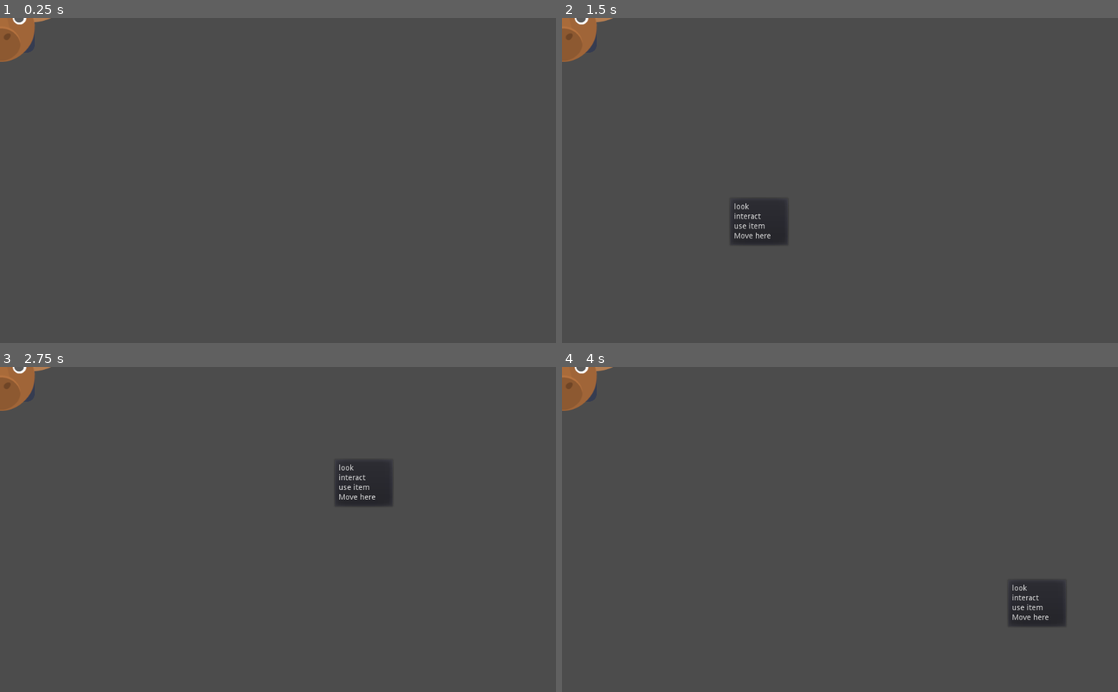
Above: before the commit, frames 1-4 (two rows, left to right).
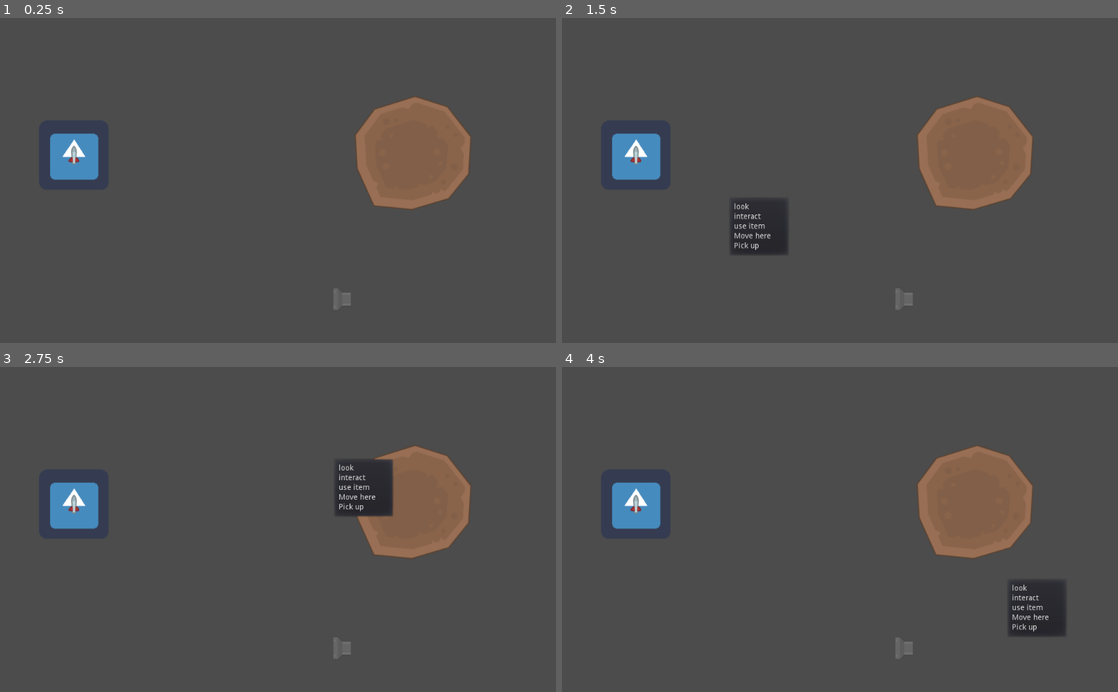
Above: after the commit, the same moments.

Repository: grunkgrunk/pac-shooter
Game: Godot game, scene res://test.tscn
The game is run twice, just before and just after one commit, with the same random seed, the same clock (stepped at 60 frames per second) and the same inputs. Before the commit the project starts from res://player/player.tscn. The engine's default icon, where the game draws it, is replaced by a stand-in: a white triangle on a blue panel in a dark square.
Inputs (mouse positions are in pixels of both pictures, inside the frame that each line leads up to):
- Up to frame 1 (0.25 s): no input
- Up to frame 2 (1.5 s): tap Enter at 0.5 s; move the mouse to (962, 164) at 0.52 s; hold Right (ui_right) 0.53-1.28 s; hold Right mouse button (click_right) 0.53-1.28 s; tap Space at 1.25 s; move the mouse to (728, 196) at 1.27 s; hold Left (ui_left) from 1.28 s (still down); right-click (728, 196) at 1.35 s
- Up to frame 3 (2.75 s): tap Enter at 2 s; move the mouse to (333, 458) at 2.02 s; release Left (ui_left) at 2.03 s; hold Right (ui_right) from 2.03 s (still down); hold Right mouse button (click_right) from 2.03 s (still down)
- Up to frame 4 (4 s): tap Space at 2.75 s; move the mouse to (812, 594) at 2.77 s; release Right mouse button (click_right) at 2.78 s; right-click (812, 594) at 2.85 s; tap Enter at 3.5 s; move the mouse to (1006, 578) at 3.52 s; release Right (ui_right) at 3.53 s; hold Left (ui_left) from 3.53 s (still down); hold Right mouse button (click_right) from 3.53 s (still down)

The runs differ from the first frame. In frame 1, 7.7% of the frame differs, in the area x 0-85%, y 0-90%; in frame 2, 8.0%; in frame 3, 6.9%; in frame 4, 8.0%, in the area x 0-91%, y 0-90%.

Commit message:
add magazine

Diff:
--- a/inventory/gun.gd
+++ b/Items/gun.gd
@@ -15,15 +15,21 @@
 func _draw():
 	if from != null and to != null:
 		print("draw")
-		draw_line(Vector2(0,0), to - global_position, Color(255, 0, 0), 1)
+		draw_line(Vector2(0,0), to, Color(255, 0, 0), 1)
 
 func use(clicked_position, body):
 	timer.start()
 	from = global_position
-	to = clicked_position
+	to = (clicked_position - from).normalized() * 20000
 	var space_state = get_world_2d().direct_space_state
 	# use global coordinates, not local to node
-	var result = space_state.intersect_ray(global_position, clicked_position, [get_node("../.."),get_node("../../menu/Area2D")])
+	var result = space_state.intersect_ray(global_position, to, [get_node("../.."),get_node("../../menu/Area2D")])
+	print(result)
+	if result != null:
+		to = result["position"] - global_position
+		if result["collider"].is_in_group("Enemy"):
+			result["collider"].queue_free()
+
 	update()
 
 
--- /dev/null
+++ b/Items/magazine.tscn
@@ -0,0 +1,9 @@
+[gd_scene load_steps=2 format=2]
+
+[ext_resource path="res://Items/spaceStation_007.png" type="Texture" id=1]
+
+[node name="magazine" type="Sprite" groups=[
+"Pickup",
+]]
+
+texture = ExtResource( 1 )
--- /dev/null
+++ b/enemy.gd
@@ -0,0 +1,26 @@
+extends KinematicBody2D
+
+var player = null
+onready var vision = $vision
+onready var nav = $Navigation2D
+var health = 3
+func _ready():
+	# Called every time the node is added to the scene.
+	# Initialization here
+	pass
+
+func _process(delta):
+	# Called every frame. Delta is time since last frame.
+	# Update game logic here.
+	if player != null:
+		var diff = (player.position - position).normalized()
+		move_and_collide(diff * 20 * delta)
+
+func _on_vision_body_entered(body):
+	if body.name == "player":
+		player = body
+
+
+func _on_vision_body_exited(body):
+	if body.name == player:
+		player = null
--- /dev/null
+++ b/enemy/enemy.tscn
@@ -0,0 +1,51 @@
+[gd_scene load_steps=4 format=2]
+
+[ext_resource path="res://enemy/spaceMeteors_001.png" type="Texture" id=1]
+
+[sub_resource type="CircleShape2D" id=1]
+
+custom_solver_bias = 0.0
+radius = 101.293
+
+[sub_resource type="CircleShape2D" id=2]
+
+custom_solver_bias = 0.0
+radius = 37.9838
+
+[node name="enemy" type="KinematicBody2D" groups=[
+"Enemy",
+]]
+
+input_pickable = false
+collision_layer = 1
+collision_mask = 1
+collision/safe_margin = 0.08
+
+[node name="Sprite" type="Sprite" parent="." index="0"]
+
+texture = ExtResource( 1 )
+
+[node name="CollisionShape2D" type="CollisionShape2D" parent="." index="1"]
+
+shape = SubResource( 1 )
+
+[node name="vision" type="Area2D" parent="." index="2"]
+
+input_pickable = true
+gravity_vec = Vector2( 0, 1 )
+gravity = 98.0
+linear_damp = 0.1
+angular_damp = 1.0
+audio_bus_override = false
+audio_bus_name = "Master"
+_sections_unfolded = [ "Collision" ]
+
+[node name="CollisionShape2D" type="CollisionShape2D" parent="vision" index="0"]
+
+shape = SubResource( 2 )
+
+[node name="Navigation2D" type="Navigation2D" parent="." index="3"]
+
+[connection signal="body_entered" from="vision" to="." method="_on_vision_body_entered"]
+
+[connection signal="body_exited" from="vision" to="." method="_on_vision_body_exited"]
--- a/inventory/inventory.tscn
+++ b/inventory/inventory.tscn
@@ -1,44 +1,28 @@
 [gd_scene load_steps=9 format=2]
 
 [ext_resource path="res://inventory/inventory.gd" type="Script" id=1]
-[ext_resource path="res://inventory/moose.png" type="Texture" id=2]
-[ext_resource path="res://inventory/moose.gd" type="Script" id=3]
-[ext_resource path="res://inventory/rabbit.png" type="Texture" id=4]
-[ext_resource path="res://inventory/sloth.png" type="Texture" id=5]
-[ext_resource path="res://inventory/snake.png" type="Texture" id=6]
-[ext_resource path="res://inventory/spaceMissiles_040.png" type="Texture" id=7]
-[ext_resource path="res://inventory/gun.gd" type="Script" id=8]
+[ext_resource path="res://Items/spaceMissiles_040.png" type="Texture" id=2]
+[ext_resource path="res://Items/gun.gd" type="Script" id=3]
+[ext_resource path="res://Items/moose.png" type="Texture" id=4]
+[ext_resource path="res://Items/moose.gd" type="Script" id=5]
+[ext_resource path="res://Items/rabbit.png" type="Texture" id=6]
+[ext_resource path="res://Items/sloth.png" type="Texture" id=7]
+[ext_resource path="res://Items/snake.png" type="Texture" id=8]
+
+
+
+
 
 [node name="inventory" type="Node"]
 
 script = ExtResource( 1 )
 
-[node name="moose" type="Sprite" parent="." index="0"]
+[node name="gun" type="Sprite" parent="." index="0"]
 
-position = Vector2( 155.696, 94.3334 )
+editor/display_folded = true
+position = Vector2( 336.056, 278.296 )
 texture = ExtResource( 2 )
 script = ExtResource( 3 )
-
-[node name="rabbit" type="Sprite" parent="." index="1"]
-
-position = Vector2( 359.932, 87.0065 )
-texture = ExtResource( 4 )
-
-[node name="sloth" type="Sprite" parent="." index="2"]
-
-position = Vector2( 566, 93.4175 )
-texture = ExtResource( 5 )
-
-[node name="snake" type="Sprite" parent="." index="3"]
-
-position = Vector2( 156.612, 288.495 )
-texture = ExtResource( 6 )
-
-[node name="gun" type="Sprite" parent="." index="4"]
-
-position = Vector2( 336.056, 278.296 )
-texture = ExtResource( 7 )
-script = ExtResource( 8 )
 
 [node name="Timer" type="Timer" parent="gun" index="0"]
 
@@ -46,3 +30,24 @@
 wait_time = 1.0
 one_shot = false
 autostart = false
+
+[node name="moose" type="Sprite" parent="." index="1"]
+
+position = Vector2( 155.696, 94.3334 )
+texture = ExtResource( 4 )
+script = ExtResource( 5 )
+
+[node name="rabbit" type="Sprite" parent="." index="2"]
+
+position = Vector2( 359.932, 87.0065 )
+texture = ExtResource( 6 )
+
+[node name="sloth" type="Sprite" parent="." index="3"]
+
+position = Vector2( 566, 93.4175 )
+texture = ExtResource( 7 )
+
+[node name="snake" type="Sprite" parent="." index="4"]
+
+position = Vector2( 156.612, 288.495 )
+texture = ExtResource( 8 )
--- a/player/player.gd
+++ b/player/player.gd
@@ -1,6 +1,6 @@
 extends KinematicBody2D
 
-enum {look, interact, use_item, move}
+enum {look, interact, use_item, move, pick_up}
 enum {idle, moving, browsing}
 
 var state = idle
@@ -19,7 +19,6 @@
 	if $equipped.get_child(0):
 		$equipped.get_child(0).queue_free()
 	$equipped.add_child(item)
-
 
 
 func _process(delta):
--- a/player/player.tscn
+++ b/player/player.tscn
@@ -5,12 +5,14 @@
 [ext_resource path="res://player/icon.png" type="Texture" id=3]
 [ext_resource path="res://popupmenu/popupmenu.tscn" type="PackedScene" id=4]
 
+
+
 [sub_resource type="CircleShape2D" id=1]
 
 custom_solver_bias = 0.0
 radius = 63.5395
 
-[node name="player" type="KinematicBody2D"]
+[node name="player" type="KinematicBody2D" index="0"]
 
 input_pickable = false
 collision_layer = 1
--- a/popupmenu/popupmenu.tscn
+++ b/popupmenu/popupmenu.tscn
@@ -7,14 +7,14 @@
 custom_solver_bias = 0.0
 radius = 9.827
 
-[node name="menu" type="PopupMenu" index="0"]
+[node name="menu" type="PopupMenu"]
 
 anchor_left = 0.0
 anchor_top = 0.0
 anchor_right = 0.0
 anchor_bottom = 0.0
-margin_right = 82.0
-margin_bottom = 80.0
+margin_right = 88.0
+margin_bottom = 106.0
 rect_pivot_offset = Vector2( 0, 0 )
 rect_clip_content = false
 focus_mode = 2
@@ -23,7 +23,7 @@
 size_flags_horizontal = 1
 size_flags_vertical = 1
 popup_exclusive = false
-items = [ "look", null, false, false, false, -1, 0, null, "" …(157 unchanged characters)… se, false, false, -1, 0, null, "", false ]
+items = [ "look", null, false, false, false, -1, 0, null, "" …(157 unchanged characters)… se, false, false, -1, 0, null, "", false, "Pick up", null, false, false, false, -1, 0, null, "", false ]
 hide_on_state_item_selection = false
 script = ExtResource( 1 )
 _sections_unfolded = [ "Anchor", "Margin", "Mouse", "Popup" ]
--- a/project.godot
+++ b/project.godot
@@ -11,7 +11,7 @@
 [application]
 
 config/name="pac-shooter"
-run/main_scene="res://player/player.tscn"
+run/main_scene="res://test.tscn"
 config/icon="res://icon.png"
 
 [input]
--- /dev/null
+++ b/test.tscn
@@ -0,0 +1,19 @@
+[gd_scene load_steps=4 format=2]
+
+[ext_resource path="res://enemy/enemy.tscn" type="PackedScene" id=1]
+[ext_resource path="res://player/player.tscn" type="PackedScene" id=2]
+[ext_resource path="res://Items/magazine.tscn" type="PackedScene" id=3]
+
+[node name="root" type="Node" index="0"]
+
+[node name="enemy" parent="." index="0" instance=ExtResource( 1 )]
+
+position = Vector2( 760.764, 249.18 )
+
+[node name="player" parent="." index="1" instance=ExtResource( 2 )]
+
+position = Vector2( 136.174, 253.494 )
+
+[node name="magazine" parent="." index="2" instance=ExtResource( 3 )]
+
+position = Vector2( 630.439, 519.068 )
Renamed: inventory/item.gd -> Items/item.gd
Renamed: inventory/moose.gd -> Items/moose.gd
Renamed: inventory/moose.png -> Items/moose.png
Not shown, changed: Items/moose.png.import
Renamed: inventory/rabbit.png -> Items/rabbit.png
Not shown, added: Items/rabbit.png.import
Renamed: inventory/sloth.png -> Items/sloth.png
Not shown, added: Items/sloth.png.import
Renamed: inventory/snake.png -> Items/snake.png
Not shown, changed: Items/snake.png.import
Renamed: inventory/spaceMissiles_024.png -> Items/spaceMissiles_024.png
Not shown, changed: Items/spaceMissiles_024.png.import
(and 6 more such lines)
